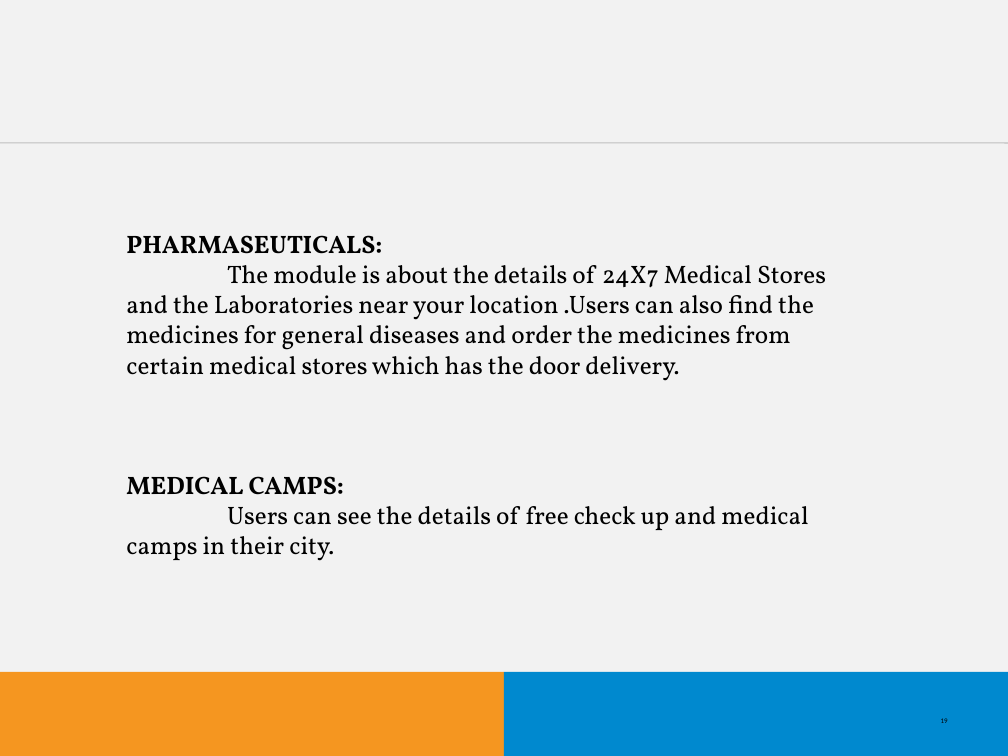
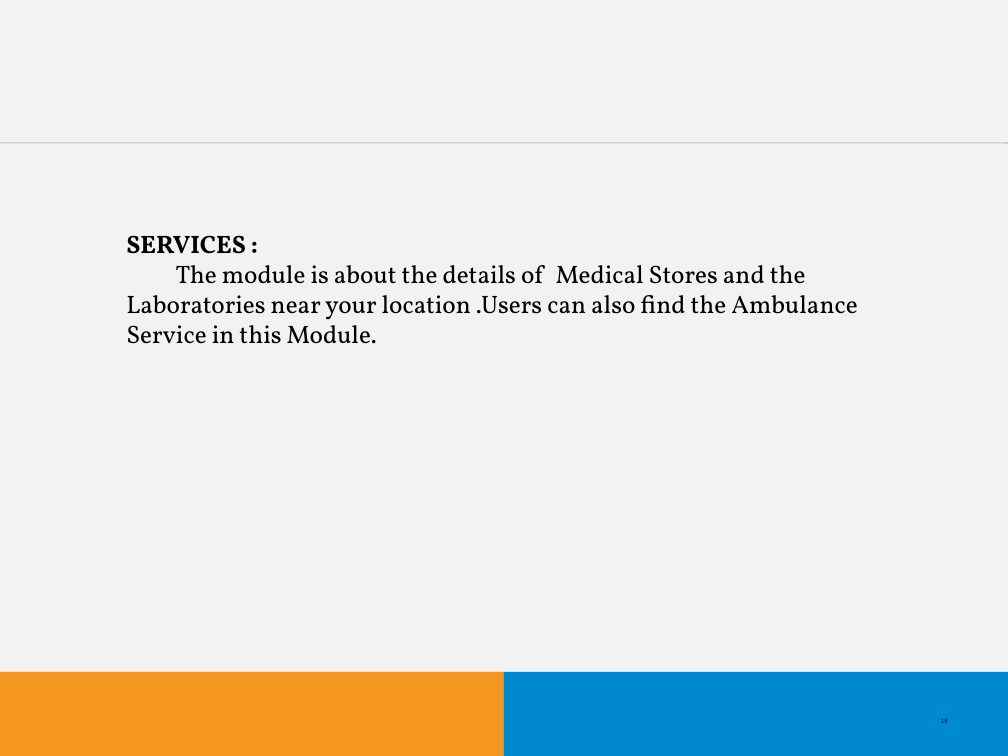
Before and after one commit to VishnuKandoth/clinicare, a slide deck: slide 19 of SYNOPISIS CLINICARE.ppt. Drawn at 1008x756 pixels with LibreOffice and Linux fonts; fonts in the diff are those of the drawing; background and template pictures are left out. Boxes give left, top, right and bottom in pixels: in the first picture for what was removed or moved away, otherwise in the second. Text is boxed around its words. In the diff, an @@ line names an element or a change of style, - is before the commit and + after.

```diff
--- a/SYNOPISIS CLINICARE.ppt
+++ b/SYNOPISIS CLINICARE.ppt
@@ text at (126, 235, 857, 344): text changed @@
-PHARMASEUTICALS:
-The module is about the details of 24X7 Medical Stores and the Laboratories near your location .Users can also find the medicines for general diseases and order the medicines from certain medical stores which has the door delivery.
+SERVICES :
+The module is about the details of Medical Stores and the Laboratories near your location .Users can also find the Ambulance Service in this Module.
@@ text removed at (126, 476, 808, 561) @@
-MEDICAL CAMPS:
-Users can see the details of free check up and medical camps in their city.
```
Also in this commit, not shown: 10 other slides changed, 3 other files.
